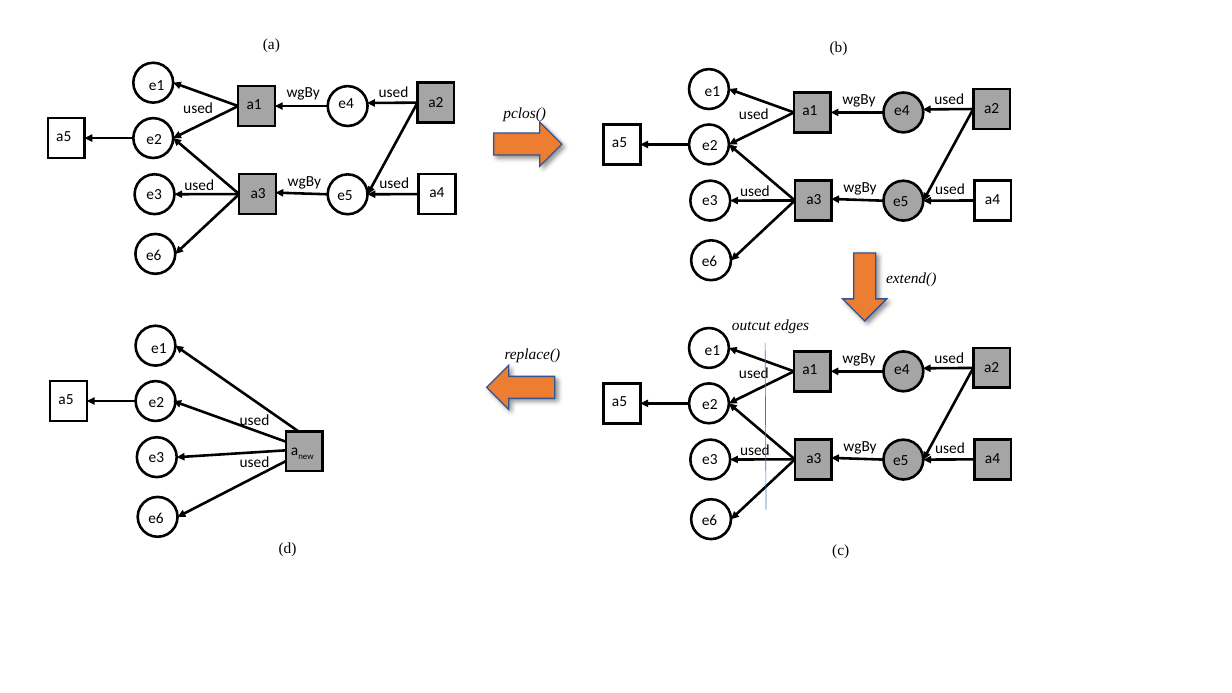
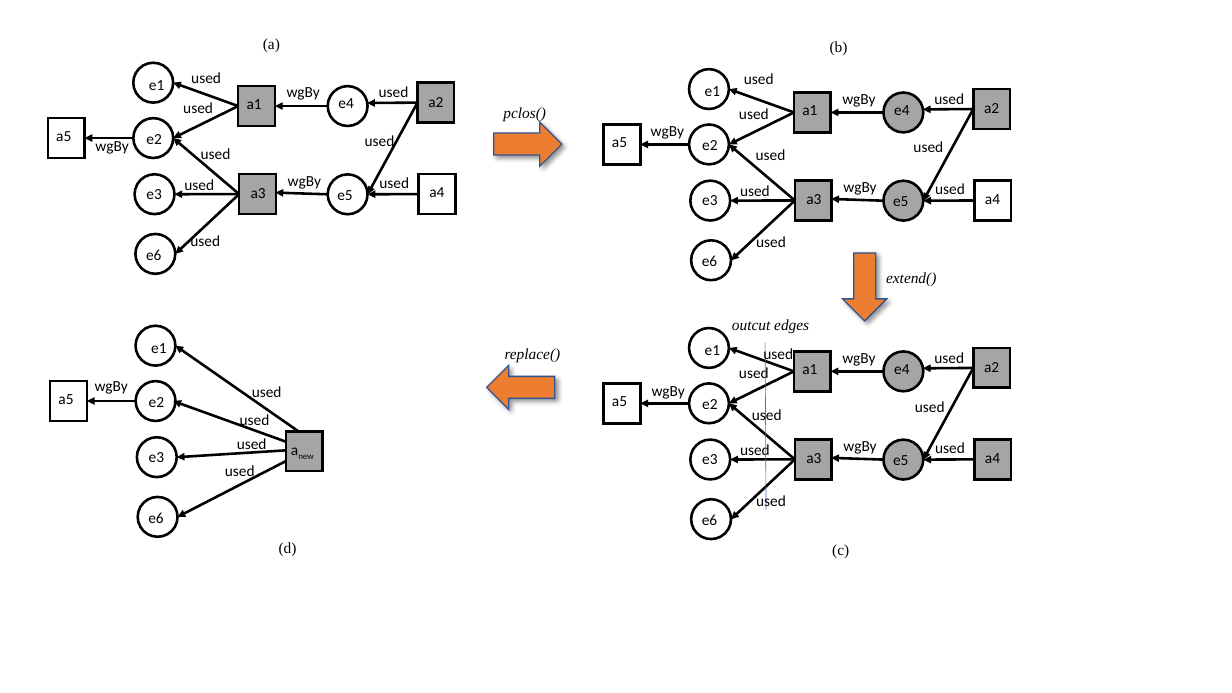
Before and after one commit to PaoloMissier/CEM-DIT, a slide deck: slide 1 of FGCS-2019/reworked-fig8.pptx. Drawn at 1232x693 pixels with LibreOffice and Linux fonts; fonts in the diff are those of the drawing. Boxes give left, top, right and bottom in pixels: in the first picture for what was removed or moved away, otherwise in the second. Text is boxed around its words. In the diff, an @@ line names an element or a change of style, - is before the commit and + after.

```diff
--- a/FGCS-2019/reworked-fig8.pptx
+++ b/FGCS-2019/reworked-fig8.pptx
@@ text added at (x1=191, y1=72, x2=221, y2=88), 12 pt, text #000000 @@
+used
@@ text added at (x1=744, y1=73, x2=774, y2=84), 12 pt, text #000000 @@
+used
@@ text added at (x1=95, y1=137, x2=128, y2=154), 12 pt, text #000000 @@
+wgBy
@@ text added at (x1=201, y1=148, x2=231, y2=164), 12 pt, text #000000 @@
+used
@@ text added at (x1=365, y1=135, x2=395, y2=151), 12 pt, text #000000 @@
+used
@@ text added at (x1=651, y1=126, x2=684, y2=139), 12 pt, text #000000 @@
+wgBy
@@ text added at (x1=756, y1=149, x2=786, y2=160), 12 pt, text #000000 @@
+used
@@ text added at (x1=913, y1=141, x2=943, y2=152), 12 pt, text #000000 @@
+used
@@ text added at (x1=190, y1=233, x2=220, y2=246), 12 pt, text #000000 @@
+used
@@ text added at (x1=756, y1=233, x2=786, y2=247), 12 pt, text #000000 @@
+used
@@ text added at (x1=95, y1=381, x2=128, y2=394), 12 pt, text #000000 @@
+wgBy
@@ text added at (x1=252, y1=386, x2=282, y2=402), 12 pt, text #000000 @@
+used
@@ text added at (x1=652, y1=386, x2=685, y2=399), 12 pt, text #000000 @@
+wgBy
@@ text added at (x1=752, y1=407, x2=782, y2=425), 12 pt, text #000000 @@
+used
@@ text added at (x1=915, y1=401, x2=945, y2=412), 12 pt, text #000000 @@
+used
@@ text added at (x1=237, y1=438, x2=267, y2=454), 12 pt, text #000000 @@
+used
@@ text "used" moved from (x1=240, y1=454, x2=270, y2=472) to (x1=225, y1=465, x2=255, y2=481) @@
@@ text added at (x1=756, y1=493, x2=786, y2=510), 12 pt, text #000000 @@
+used
```
Also in this commit, not shown: 6 other files.
